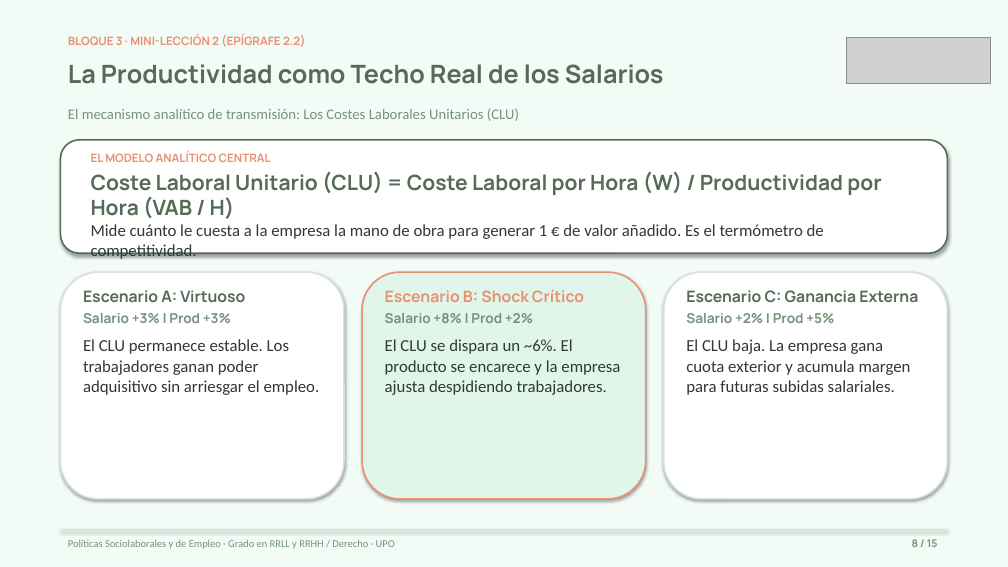
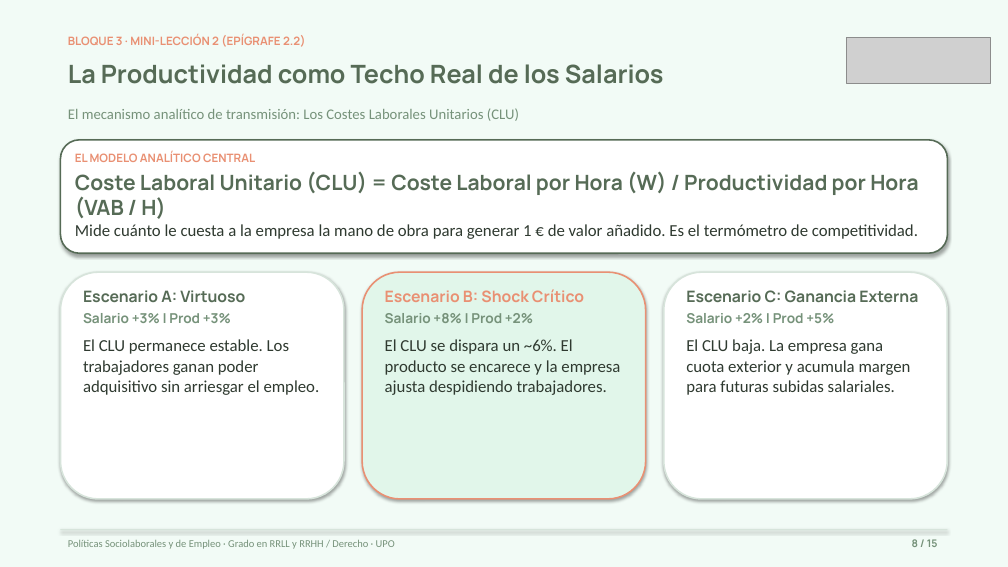
Before and after one commit to mhidper/PSSLL2627, a slide deck: slide 8 of Temas EB/Sesiones EB/Sesion 02/Sesion 02 - PIB, Productividad y Mercado de Trabajo.pptx. Drawn at 1008x567 pixels with LibreOffice and Linux fonts; fonts in the diff are those of the drawing; grey boxes stand for pictures. Boxes give left, top, right and bottom in pixels: in the first picture for what was removed or moved away, otherwise in the second. Text is boxed around its words. In the diff, an @@ line names an element or a change of style, - is before the commit and + after.

```diff
--- a/Temas EB/Sesiones EB/Sesion 02/Sesion 02 - PIB, Productividad y Mercado de Trabajo.pptx
+++ b/Temas EB/Sesiones EB/Sesion 02/Sesion 02 - PIB, Productividad y Mercado de Trabajo.pptx
@@ text "EL MODELO ANALÍTICO CENTRAL" rewrapped from bbox=[91, 151, 881, 259] to bbox=[75, 151, 918, 239] @@
```
Also in this commit, not shown: 1 other slide changed, 4 other files.
